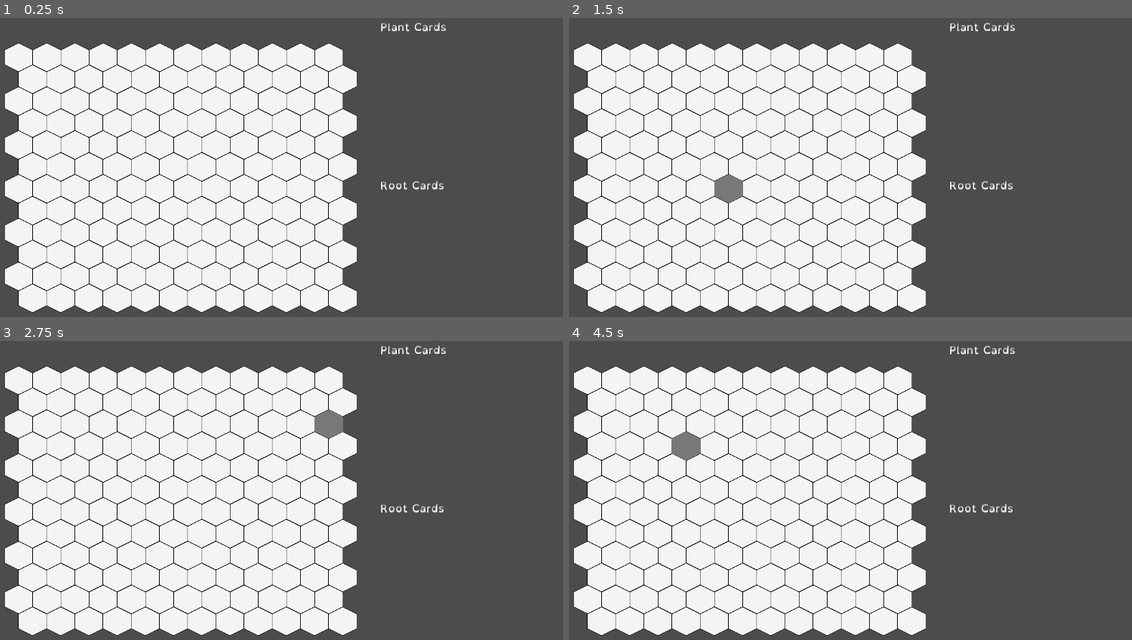
Above: before the commit, frames 1-4 (two rows, left to right).
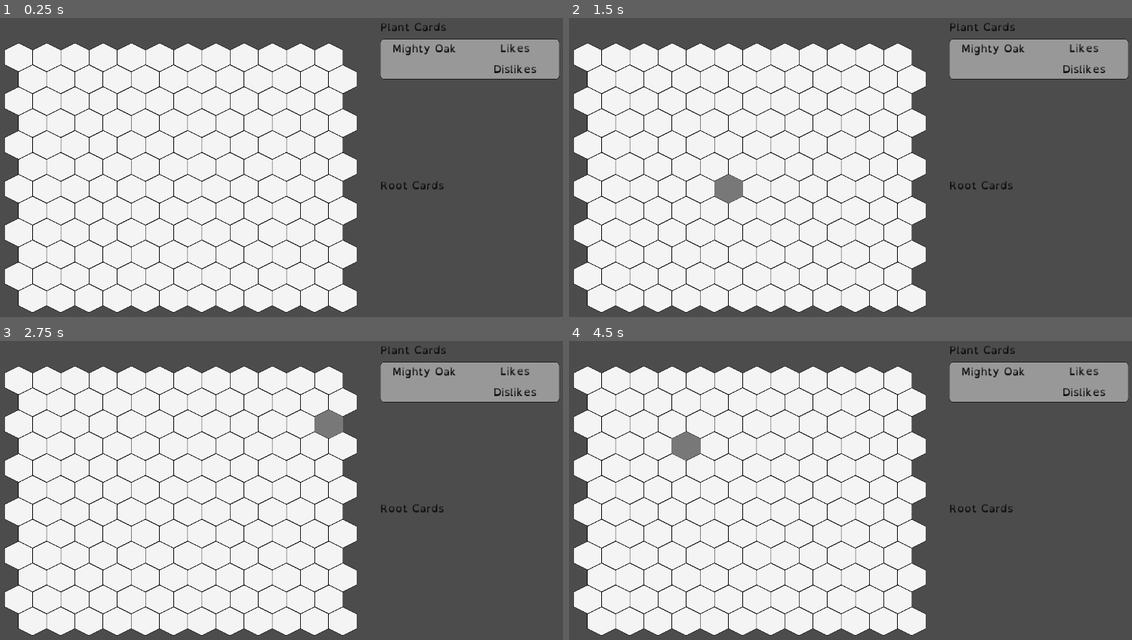
Above: after the commit, the same moments.

Repository: gruebite/GGJ23
Game: Godot game, scene res://Screens/Game/Game.tscn
Two runs of this game, one before a commit and one after it. Both use one fixed random seed, a clock stepped at 60 frames per second and the inputs below.
Inputs (mouse positions are in pixels of both pictures, inside the frame that each line leads up to):
- Up to frame 1 (0.25 s): no input
- Up to frame 2 (1.5 s): tap Enter at 0.5 s; move the mouse to (974, 158) at 0.52 s; tap Space at 1.25 s; move the mouse to (732, 191) at 1.27 s
- Up to frame 3 (2.75 s): tap Enter at 2 s; move the mouse to (332, 427) at 2.02 s
- Up to frame 4 (4.5 s): tap Space at 2.75, 4.25 s; move the mouse to (816, 562) at 2.77 s; tap Enter at 3.5 s; move the mouse to (1019, 547) at 3.52 s; move the mouse to (675, 448) at 4.27 s

The runs differ from the first frame. In frame 1, 4.5% of the frame differs, in the area x 67-100%, y 1-58%; in frame 2, 4.5%; in frame 3, 4.5%; in frame 4, 4.5%.

Commit message:
Add UI elements.

Diff:
--- a/Screens/Game/Game.tscn
+++ b/Screens/Game/Game.tscn
@@ -1,8 +1,9 @@
-[gd_scene load_steps=4 format=2]
+[gd_scene load_steps=5 format=2]
 
 [ext_resource path="res://Screens/Game/Game.gd" type="Script" id=1]
 [ext_resource path="res://Screens/Game/TileSet.tres" type="TileSet" id=2]
 [ext_resource path="res://UI/MainTheme.tres" type="Theme" id=3]
+[ext_resource path="res://UI/Elements/PlantCard/PlantCard.tscn" type="PackedScene" id=4]
 
 [node name="Game" type="Node2D"]
 script = ExtResource( 1 )
@@ -72,6 +73,13 @@
 margin_bottom = 42.0
 text = "Plant Cards"
 
+[node name="PlantCard" parent="UI/Root/CardsContainer/Cards/PlantCards" instance=ExtResource( 4 )]
+anchor_right = 0.0
+anchor_bottom = 0.0
+margin_top = 46.0
+margin_right = 400.0
+margin_bottom = 92.0
+
 [node name="RootCards" type="VBoxContainer" parent="UI/Root/CardsContainer/Cards"]
 margin_top = 354.0
 margin_right = 400.0
--- /dev/null
+++ b/UI/Elements/PlantCard/PlantCard.tscn
@@ -0,0 +1,63 @@
+[gd_scene load_steps=2 format=2]
+
+[ext_resource path="res://UI/MainTheme.tres" type="Theme" id=1]
+
+[node name="PlantCard" type="MarginContainer"]
+anchor_right = 1.0
+anchor_bottom = 1.0
+theme = ExtResource( 1 )
+
+[node name="Panel" type="Panel" parent="."]
+margin_right = 1280.0
+margin_bottom = 720.0
+
+[node name="Container" type="HBoxContainer" parent="."]
+margin_right = 1280.0
+margin_bottom = 720.0
+
+[node name="Overview" type="VBoxContainer" parent="Container"]
+margin_right = 638.0
+margin_bottom = 720.0
+size_flags_horizontal = 3
+
+[node name="Name" type="Label" parent="Container/Overview"]
+margin_right = 638.0
+margin_bottom = 358.0
+size_flags_vertical = 3
+text = "Mighty Oak"
+align = 1
+
+[node name="Icon" type="TextureRect" parent="Container/Overview"]
+margin_top = 362.0
+margin_right = 638.0
+margin_bottom = 720.0
+size_flags_vertical = 3
+
+[node name="Synergies" type="VBoxContainer" parent="Container"]
+margin_left = 642.0
+margin_right = 1280.0
+margin_bottom = 720.0
+size_flags_horizontal = 3
+
+[node name="Likes" type="VBoxContainer" parent="Container/Synergies"]
+margin_right = 638.0
+margin_bottom = 358.0
+size_flags_vertical = 3
+
+[node name="Label" type="Label" parent="Container/Synergies/Likes"]
+margin_right = 638.0
+margin_bottom = 42.0
+text = "Likes"
+align = 1
+
+[node name="Dislikes" type="VBoxContainer" parent="Container/Synergies"]
+margin_top = 362.0
+margin_right = 638.0
+margin_bottom = 720.0
+size_flags_vertical = 3
+
+[node name="Label" type="Label" parent="Container/Synergies/Dislikes"]
+margin_right = 638.0
+margin_bottom = 42.0
+text = "Dislikes"
+align = 1
--- /dev/null
+++ b/UI/Elements/RootCard/RootCard.tscn
@@ -0,0 +1,22 @@
+[gd_scene load_steps=2 format=2]
+
+[ext_resource path="res://UI/MainTheme.tres" type="Theme" id=1]
+
+[node name="RootCard" type="MarginContainer"]
+anchor_right = 1.0
+anchor_bottom = 1.0
+theme = ExtResource( 1 )
+
+[node name="Panel" type="Panel" parent="."]
+margin_right = 1280.0
+margin_bottom = 720.0
+
+[node name="Container" type="CenterContainer" parent="."]
+margin_right = 1280.0
+margin_bottom = 720.0
+
+[node name="HBoxContainer" type="HBoxContainer" parent="Container"]
+margin_left = 640.0
+margin_top = 360.0
+margin_right = 640.0
+margin_bottom = 360.0
--- a/UI/MainTheme.tres
+++ b/UI/MainTheme.tres
@@ -1,6 +1,22 @@
-[gd_resource type="Theme" load_steps=2 format=2]
+[gd_resource type="Theme" load_steps=3 format=2]
 
 [ext_resource path="res://Assets/Fonts/MediumRegular.tres" type="DynamicFont" id=1]
+[ext_resource path="res://UI/Styles/StyleBoxFlatWhite.tres" type="StyleBox" id=2]
 
 [resource]
 default_font = ExtResource( 1 )
+Button/colors/font_color = Color( 0.88, 0.88, 0.88, 1 )
+Button/colors/font_color_disabled = Color( 0.9, 0.9, 0.9, 0.2 )
+Button/colors/font_color_focus = Color( 0.94, 0.94, 0.94, 1 )
+Button/colors/font_color_hover = Color( 0.94, 0.94, 0.94, 1 )
+Button/colors/font_color_pressed = Color( 1, 1, 1, 1 )
+Button/constants/hseparation = 2
+Label/colors/font_color = Color( 0.0509804, 0.0509804, 0.0509804, 1 )
+Label/colors/font_color_shadow = Color( 0, 0, 0, 0 )
+Label/colors/font_outline_modulate = Color( 1, 1, 1, 1 )
+Label/constants/line_spacing = 3
+Label/constants/shadow_as_outline = 0
+Label/constants/shadow_offset_x = 1
+Label/constants/shadow_offset_y = 1
+Label/styles/normal = null
+Panel/styles/panel = ExtResource( 2 )
--- /dev/null
+++ b/UI/Styles/StyleBoxFlatWhite.tres
@@ -0,0 +1,12 @@
+[gd_resource type="StyleBoxFlat" format=2]
+
+[resource]
+border_width_left = 1
+border_width_top = 1
+border_width_right = 1
+border_width_bottom = 1
+border_color = Color( 0.113725, 0.113725, 0.113725, 1 )
+corner_radius_top_left = 8
+corner_radius_top_right = 8
+corner_radius_bottom_right = 8
+corner_radius_bottom_left = 8
Binary file added: Assets/Textures/HexagonFillSmall.png
Not shown, added: Assets/Textures/HexagonFillSmall.png.import
Binary file added: Assets/Textures/HexagonLineSmall.png
Not shown, added: Assets/Textures/HexagonLineSmall.png.import
